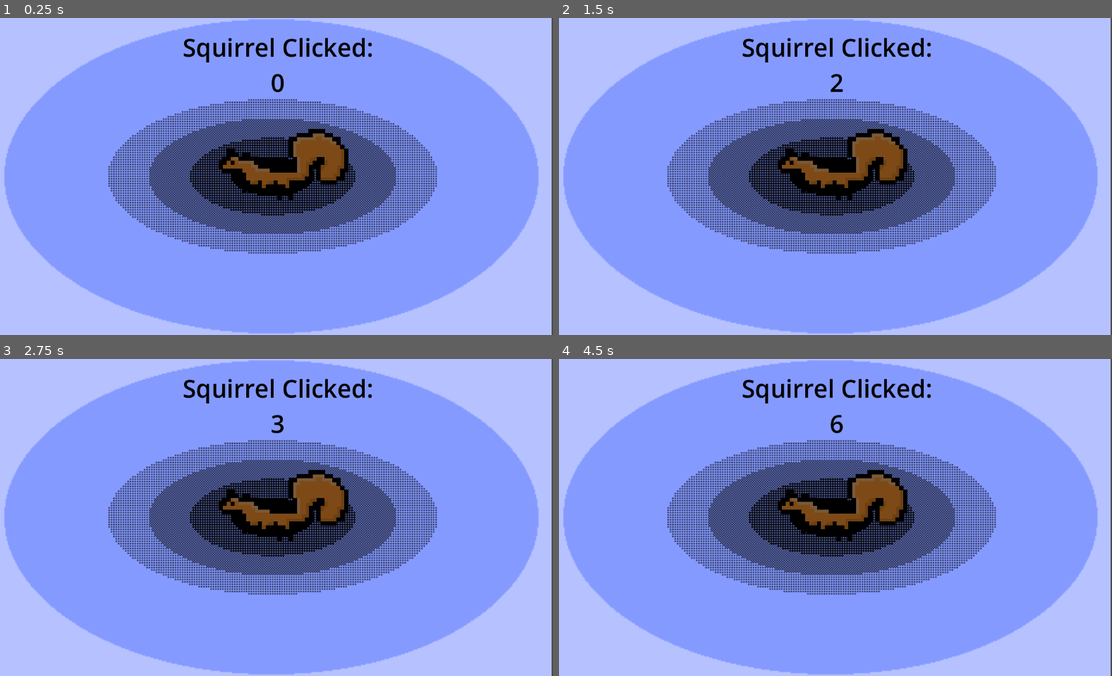
Above: before the commit, frames 1-4 (two rows, left to right).
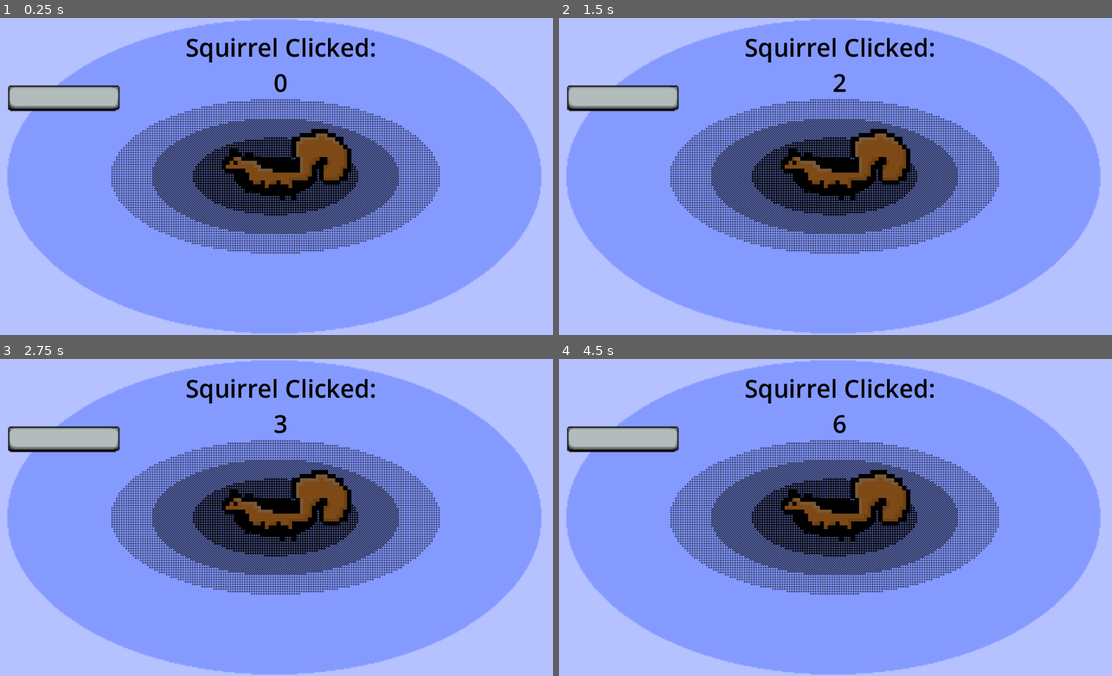
Above: after the commit, the same moments.

Repository: Teleportingsqirl/SquirrelClicker2.0
Game: Godot game, scene res://squirrelclicker.tscn
The game is run twice, just before and just after one commit, with the same random seed, the same clock (stepped at 60 frames per second) and the same inputs.
Inputs (mouse positions are in pixels of both pictures, inside the frame that each line leads up to; where the layout moved, square brackets give the same spot in the first picture):
- Up to frame 1 (0.25 s): no input
- Up to frame 2 (1.5 s): click (846, 173) [841, 173] at 0.5 s; click (846, 173) [841, 173] at 1.25 s
- Up to frame 3 (2.75 s): click (287, 514) [282, 514] at 2 s
- Up to frame 4 (4.5 s): tap Enter at 2.75, 4.25 s; tap Space at 3.5 s

The runs differ from the first frame. In frame 1, 17% of the frame differs, in the area x 0-100%, y 0-100%; in frame 2, 17%; in frame 3, 17%; in frame 4, 17%.

Commit message:
added button to game, that can be presseded

Diff:
--- a/squirrelclicker.tscn
+++ b/squirrelclicker.tscn
@@ -1,9 +1,13 @@
-[gd_scene load_steps=5 format=3 uid="uid://ccb7sd6fvr4g6"]
+[gd_scene load_steps=8 format=3 uid="uid://ccb7sd6fvr4g6"]
 
 [ext_resource type="Script" uid="uid://duaa17davi0f5" path="res://squirrelclicker.gd" id="1_crmfy"]
 [ext_resource type="Script" uid="uid://yoklm1grxh8n" path="res://control.gd" id="1_upo0g"]
 [ext_resource type="Texture2D" uid="uid://cwxjbxe5gbvs4" path="res://Sprite-squirrel.png" id="3_crmfy"]
 [ext_resource type="Texture2D" uid="uid://t7axdm54swgp" path="res://sprite-background.png" id="3_sjpgo"]
+[ext_resource type="Texture2D" uid="uid://ifbfaa0on23c" path="res://Sprite-singlebutton.png" id="5_uijhn"]
+[ext_resource type="Texture2D" uid="uid://d2anliwsajs2b" path="res://Sprite-buttonpressedsingle.png" id="6_f44b8"]
+
+[sub_resource type="ShaderMaterial" id="ShaderMaterial_sjpgo"]
 
 [node name="Node2D" type="Node2D"]
 script = ExtResource("1_crmfy")
@@ -31,6 +35,7 @@
 offset_bottom = 531.0
 
 [node name="TextureButton" type="TextureButton" parent="Control/CenterContainer"]
+material = SubResource("ShaderMaterial_sjpgo")
 layout_mode = 2
 texture_normal = ExtResource("3_crmfy")
 
@@ -45,4 +50,20 @@
 text = "Click The Squirrel!"
 horizontal_alignment = 1
 
+[node name="CenterContainer2" type="CenterContainer" parent="Control"]
+layout_mode = 0
+offset_left = 16.0
+offset_top = 108.0
+offset_right = 166.0
+offset_bottom = 158.0
+scale = Vector2(1.9611735, 2.4724774)
+
+[node name="TextureButton" type="TextureButton" parent="Control/CenterContainer2"]
+layout_mode = 2
+texture_normal = ExtResource("5_uijhn")
+texture_pressed = ExtResource("6_f44b8")
+
+[node name="Camera2D" type="Camera2D" parent="."]
+position = Vector2(570, 324)
+
 [connection signal="pressed" from="Control/CenterContainer/TextureButton" to="Control" method="_on_texture_button_pressed"]
Binary file added: Sprite-buttonpressedsingle.aseprite
Binary file added: Sprite-buttonpressedsingle.png
Not shown, added: Sprite-buttonpressedsingle.png.import
Binary file added: Sprite-singlebutton.aseprite
Binary file added: Sprite-singlebutton.png
Not shown, added: Sprite-singlebutton.png.import
Not shown, changed: clickergamesquirrel.pck
